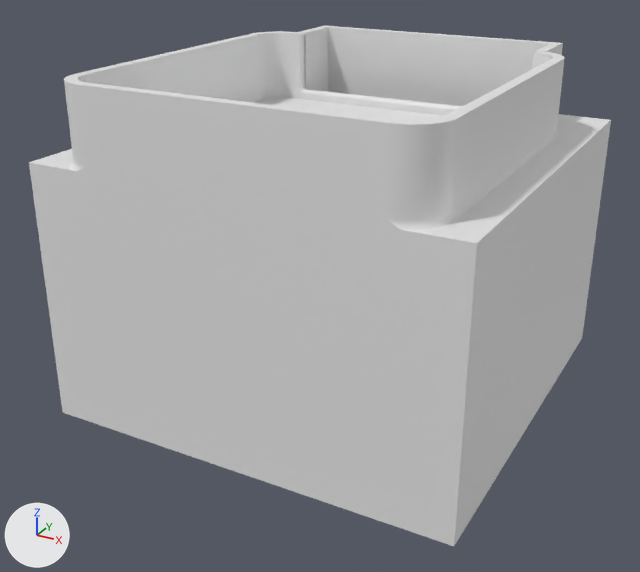
The Blender file dobot_support/blender/db_hold_v2.blend: old version first, new version second.
The view is the same before and after, from a camera (50 mm lens) standing at (186.0, -347.0, 108.0) and looking at (-5.0, 0.0, -66.0). The axes (+X, +Y, +Z) are drawn at lower left. The lights are the same throughout.

Script lines for the objects in view, before the commit:
```python
me_cube = bpy.data.meshes.new('Cube')
me_cube.from_pydata(...)  # 56 vertices, 54 faces, 2 loose edges; spans x -100.0..100.0, y -84.0..116.0, z -120.0..-45.0
me_cube_002 = bpy.data.meshes.new('Cube.002')
me_cube_002.from_pydata(...)  # 1068 vertices, 505 faces; spans x -100.0..100.0, y -84.0..116.0, z -50.0..40.0
me_dobot_bnase_159mm = bpy.data.meshes.new('dobot_bnase_159mm')
me_dobot_bnase_159mm.from_pydata(...)  # 2859 vertices, 5038 faces; spans x -86.0..86.0, y -84.0..86.0, z 0.0..40.0
ob_base = bpy.data.objects.new('base', me_dobot_bnase_159mm)
ob_base.location = (0.0, 0.0, 0.0)
ob_extension = bpy.data.objects.new('extension', me_cube)
ob_extension.location = (0.0, 0.0, 0.0)
ob_height = bpy.data.objects.new('height', me_cube_002)
ob_height.location = (0.0, 0.0, 0.0)
```
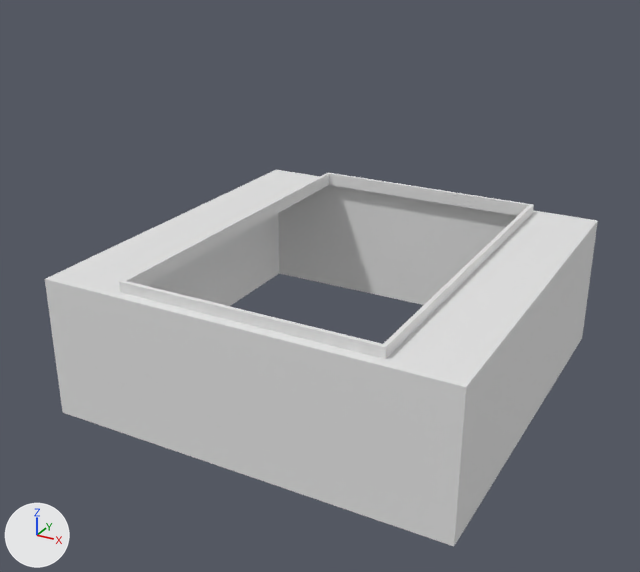
Commit message: Height extension for dobot standing on the board

Where the change shows, as pixel boxes (x1, y1, x2, y2) in the pictures (640 x 572 px):
'height', hidden: before (29, 26, 611, 387)
'base', hidden: before (64, 31, 565, 237)

Edits to the bpy script that builds the scene:
```text
Add me_cube_001:
    me_cube_001.from_pydata(...)  # a box spanning x -58.0..64.0, y -77.0..108.0, z -52.0..-45.0
Change ob_base:
    add ob_base.hide_set(True)
Change ob_height:
    add ob_height.hide_set(True)
Change ob_extension:
    add _m = ob_extension.modifiers.new('Boolean', 'BOOLEAN')
    add _m.object = ob_extension_001
Add ob_extension_001:
    ob_extension_001 = bpy.data.objects.new('extension.001', me_cube_001)
    ob_extension_001.location = (0.0, 0.0, 0.0)
    ob_extension_001.hide_set(True)
```
